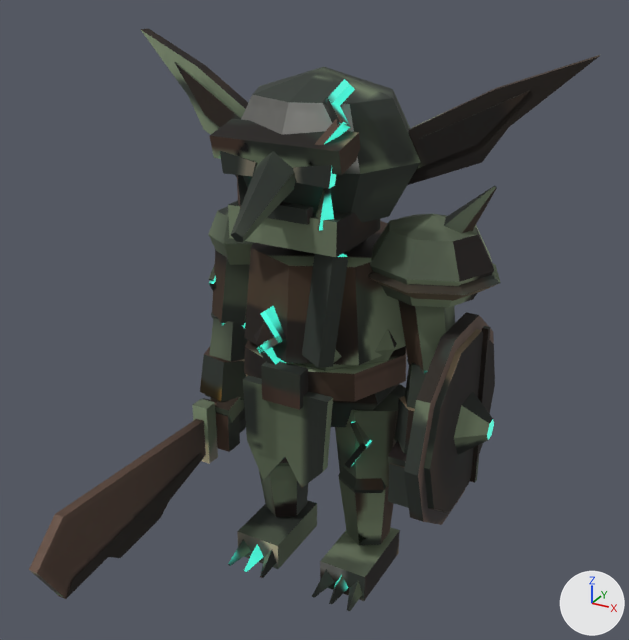
What one commit did to the Blender file assets/models/src/goblin.blend.
Rendered twice from a camera (50 mm lens) standing at (0.725, -1.371, 1.215) and looking at (0.048, -0.141, 0.6). Lighting does not change. The marker at lower right points along +X, +Y and +Z. The older version comes first.

The older version as bpy lines, for what is in view:
```python
me_goblinmesh = bpy.data.meshes.new('GoblinMesh')
me_goblinmesh.from_pydata(...)  # 901 vertices, 781 faces; spans x -0.442..0.442, y -0.595..0.184, z 0.0..1.05
me_goblinmesh.materials.append(mat_goblinmesh_baked)
ob_goblinmesh = bpy.data.objects.new('GoblinMesh', me_goblinmesh)
ob_goblinmesh.location = (0.0, 0.0, 0.0)
```
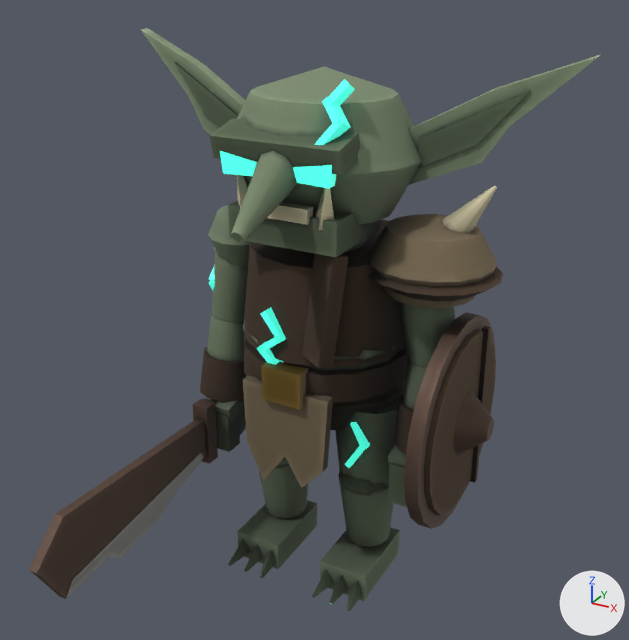
Where the change shows, as pixel boxes (x1, y1, x2, y2) in the pictures (629 x 640 px):
part 1 of me_goblinmesh, built on
    after: (200, 67, 503, 547)
part 2 of me_goblinmesh, surface changed
    both: (30, 29, 600, 611)
part 3 of me_goblinmesh, shading changed
    both: (30, 29, 600, 611)

The edits, one by one:
me_goblinmesh is used by ob_goblinmesh; location (0.0, 0.0, 0.0).
me_goblinmesh had 901 vertices, 781 faces and spanned x -0.442..0.442, y -0.595..0.184, z 0.0..1.05.
me_goblinmesh now has 1416 vertices, 1265 faces and spans x -0.442..0.442, y -0.595..0.184, z 0.0..1.05.
me_goblinmesh part 1: 8 vertices removed from x -0.25..-0.2, y 0.064..0.093, z 0.265..0.295; 523 vertices added at x -0.285..0.345, y -0.305..0.171, z 0.067..0.972.
me_goblinmesh part 2: 261 kept faces spanning x -0.442..0.442, y -0.595..0.16, z 0.0..1.05 get new texture (UV) coordinates.
me_goblinmesh part 3: 265 kept faces spanning x -0.442..0.442, y -0.595..0.16, z 0.0..1.05 are now shaded smooth.
